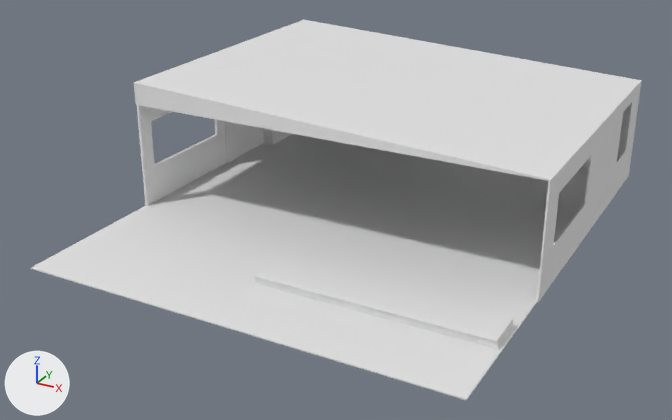
Two versions of the OBJ model ProyectoFinal/ProyectoFinal/Models/Gym/habitacion.obj, one commit apart.
Before and after are seen from a camera (50 mm lens) standing at (60.2, -74.5, 60.8) and looking at (-2.9, 40.3, 3.4). Lighting does not change. The marker at lower left points along +X, +Y and +Z. Materials are left out; every surface is plain grey. Where no turn or scale is listed for an object, it has been applied to the vertices. Vertices at the same position are counted once.

The scene before the commit, as lines of its bpy script (objects in view):
```python
me_habitacion = bpy.data.meshes.new('habitacion')
me_habitacion.from_pydata(...)  # 2281 vertices, 4546 faces; spans x -35.0..31.5, y 8.0..85.3, z 0.0..20.8
# faces by material slot: [2294, 28, 27, 1, 42, 1658, 496]
me_habitacion.materials.append(mat_phong4sg)
me_habitacion.materials.append(mat_color_16448250)
me_habitacion.materials.append(mat_phong3sg)
me_habitacion.materials.append(mat_tinker2_color_16448250)
me_habitacion.materials.append(mat_phong1sg)
me_habitacion.materials.append(mat_color_16768282)
me_habitacion.materials.append(mat_phong2sg)
ob_habitacion = bpy.data.objects.new('habitacion', me_habitacion)
ob_habitacion.location = (0.0, 0.0, 0.0)
```
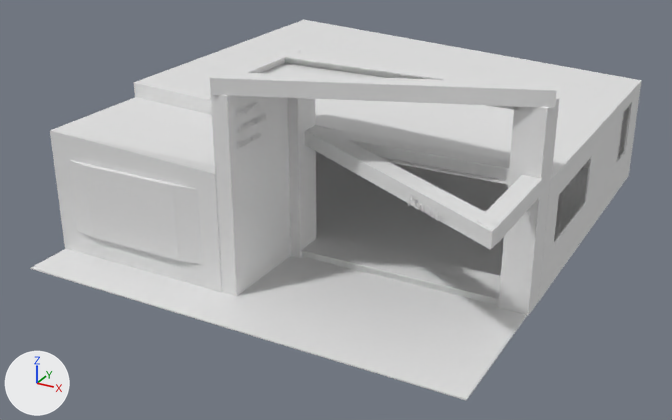
What changed in the scene script:
```text
Change me_habitacion:
    used by ob_habitacion; location = (0.0, 0.0, 0.0)
    remove me_habitacion.from_pydata(...)  # 2281 vertices, 4546 faces; spans x -35.0..31.5, y 8.0..85.3, z 0.0..20.8
    add me_habitacion.from_pydata(...)  # 6430 vertices, 6609 faces; spans x -35.5..32.2, y 8.0..85.3, z -0.4..30.0
    me_habitacion part 1: a new loose piece, a box spanning x -2.67..27.36, y 29.64..34.85, z 0.17..1.12
    me_habitacion part 2: the loose piece of 1143 vertices spanning x -4.1..30.8, y 19.2..25.2, z 1.2..1.4 is scaled about its middle by (0.861, 1.08, 0.945), then moved by (-1.1, 10.2, -0.1)
    me_habitacion part 3: a new loose piece, a box spanning x 27.5..31.5, y 29.1..33.8, z 0.0..27.9
    me_habitacion part 4: a new loose piece, a box spanning x -6.7..-2.6, y 29.1..33.8, z 0.0..27.9
    me_habitacion part 5: a new loose piece, a box spanning x -3.5..27.9, y 29.1..33.8, z 27.2..28.7
    me_habitacion part 6: the loose piece of 104 vertices spanning x -32.1..-32.0, y 68.8..75.7, z 1.0..16.2 is deleted
    me_habitacion part 7: the loose piece of 8 vertices spanning x -4.0..30.9, y 19.4..24.9, z 0.2..1.2 is deleted
    me_habitacion part 8: 3879 vertices added at x -35.5..32.2, y 11.9..54.5, z -0.4..30.0
    me_habitacion part 9: 2 vertices moved within x -2.8, y 85.3, z 12.7; 470 vertices added at x -3.0..31.6, y 73.1..85.3, z 0.2..17.2
```

What differs and where, as boxes [x1, y1, x2, y2] in the pictures (672 x 420 px; the box of a moved part takes in the faces that stretch with it):
part 1 of me_habitacion, added
    after: [302, 252, 499, 305]
part 2 of me_habitacion, moved or reshaped
    before: [254, 259, 513, 342]
    after: [301, 234, 501, 300]
part 3 of me_habitacion, added
    after: [498, 98, 559, 316]
part 4 of me_habitacion, added
    after: [287, 98, 316, 258]
part 5 of me_habitacion, added
    after: [486, 105, 518, 110]
part 6 of me_habitacion, deleted
    before: [274, 130, 287, 140]
part 7 of me_habitacion, deleted
    before: [255, 278, 513, 349]
part 8 of me_habitacion, added
    after: [50, 48, 591, 296]
part 9 of me_habitacion, built on
    after: [617, 103, 632, 162]
